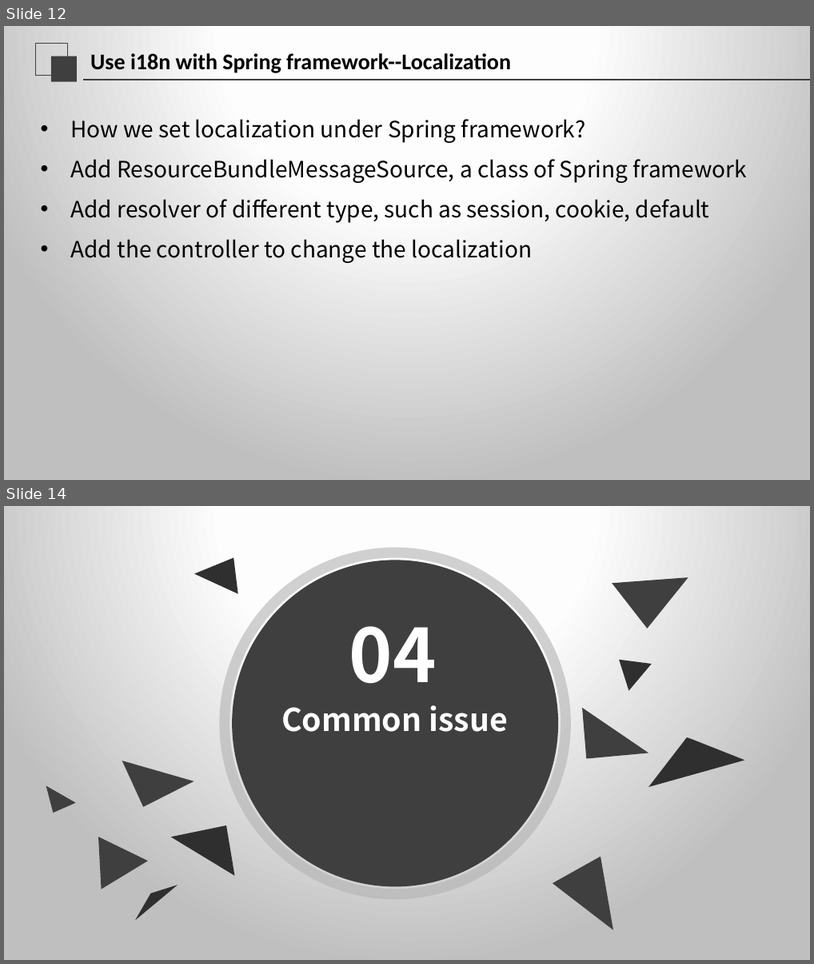
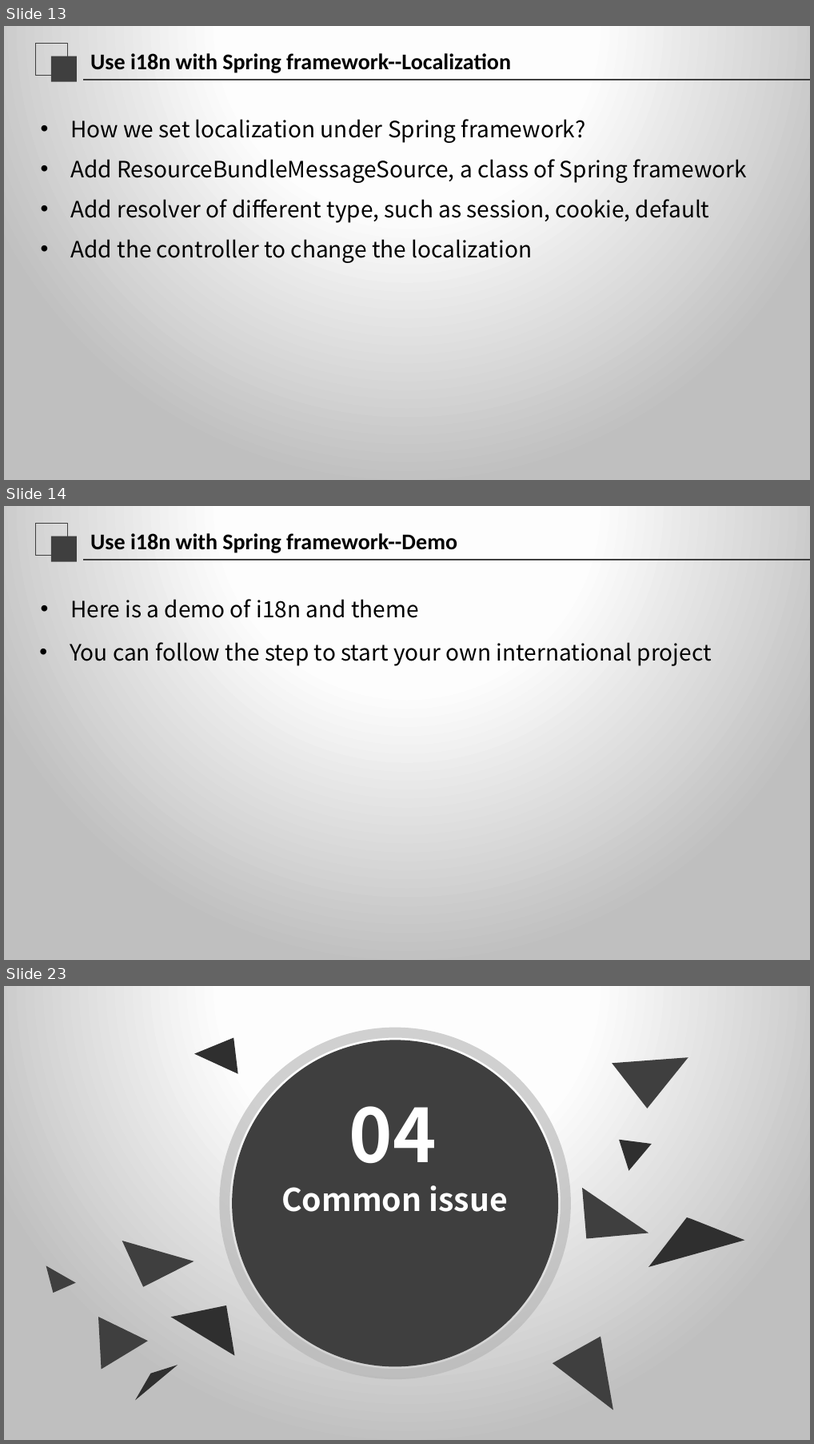
Before and after one commit to jishiting/SpringI18N, a slide deck: Internationalization.pptx. Shown one above the other, each under a label of ours: slides 12 and 14 before the commit, slides 13, 14 and 23 after it; the slides between them are not shown. The pictures are 814x964 and 814x1444 pixels, drawn with LibreOffice and Linux fonts; fonts in the diff are those of the drawing. Boxes give left, top, right and bottom in pixels: in the first picture for what was removed or moved away, otherwise in the second. Text is boxed around its words. In the diff, an @@ line names an element or a change of style, - is before the commit and + after.

Commit message:
add new page and finish the demo code

```diff
--- a/Internationalization.pptx
+++ b/Internationalization.pptx
@@ slide 14 added at box(4, 506, 810, 960), background gradient #FFFFFF to #FEFEFE to #BFBFBF; not listed: 3 template elements that a slide beside it also shows @@
@@ title added at box(90, 533, 458, 553), 20 pt, text #000000, bold @@
+Use i18n with Spring framework--Demo
@@ text added at box(70, 599, 419, 618), 20 pt, text #000000 @@
+• Here is a demo of i18n and theme
@@ text added at box(70, 642, 712, 666), 20 pt, text #000000 @@
+• You can follow the step to start your own international project
@@ what was slide 12 is now slide 13 @@
@@ what was slide 14 is now slide 23 @@
```
Also in this commit, not shown: 2 slides changed, 9 other slides added, 1 slide removed.
